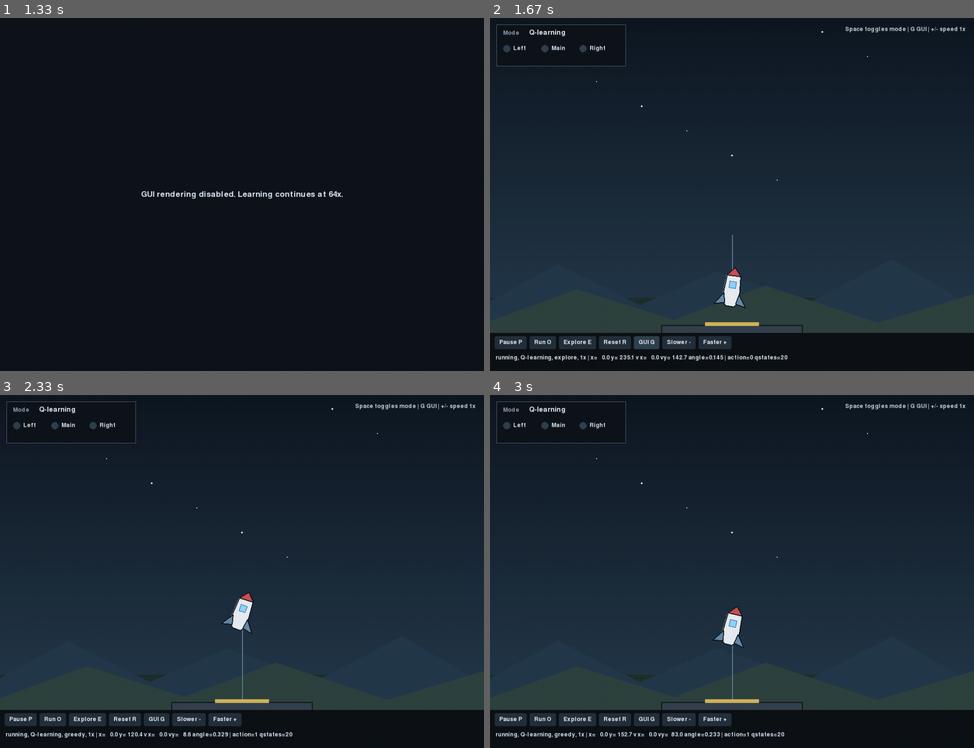
Above: before the commit, frames 1-4 (two rows, left to right).
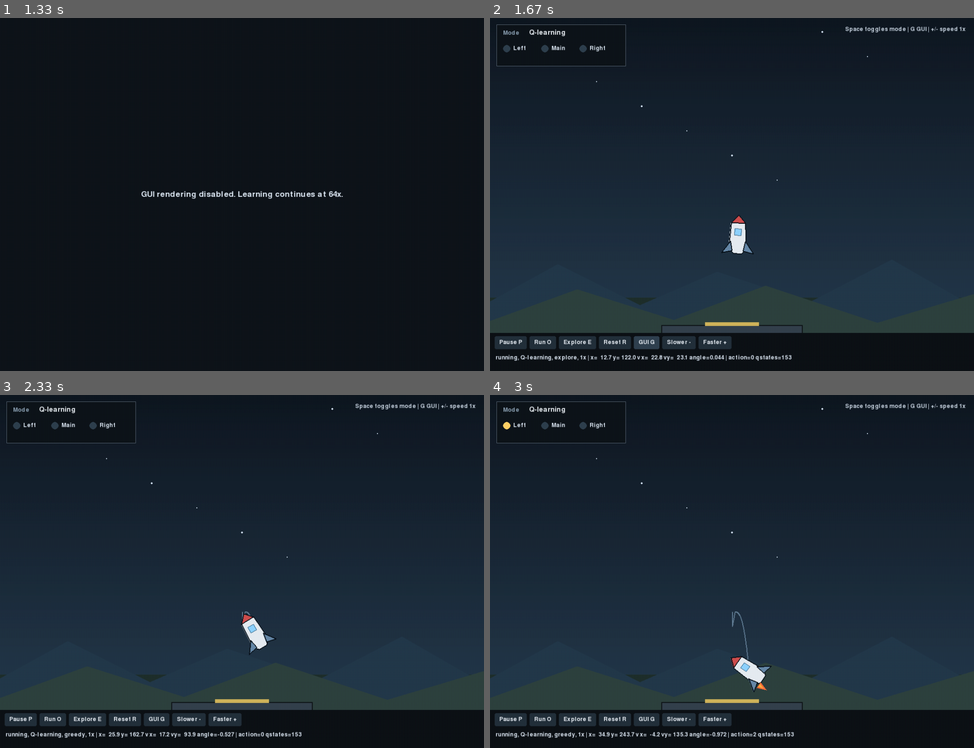
Above: after the commit, the same moments.

Repository: ollehaakansson/tddc17-ai
Game: pygame game, started from lab5-ReinforcementLearning/excercise/simulator.py
Same seed, same stepped clock (60 frames per second), same inputs: the game is played once before the commit and once after it.
Inputs (mouse positions are in pixels of both pictures, inside the frame that each line leads up to):
- Up to frame 1 (1.33 s): tap Space at 0.33 s; click "GUI G" at 0.72 s; tap Enter at 1 s
- Up to frame 2 (1.67 s): tap G at 1.37 s
- Up to frame 3 (2.33 s): click (251, 451) at 1.92 s; tap E at 2.2 s
- Up to frame 4 (3 s): tap Space at 2.6, 2.9 s

Frame 1 is identical in both runs. In frame 2, 1.1% of the frame differs, in the area x 22-63%, y 55-98%; in frame 3, 1.1%; in frame 4, 1.2%, in the area x 2-63%, y 7-98%.

Commit message:
lab 5 done

Diff:
--- a/lab5-ReinforcementLearning/excercise/qlearning_controller.py
+++ b/lab5-ReinforcementLearning/excercise/qlearning_controller.py
@@ -93,7 +93,7 @@
         if action == 0:
             pass
         elif action == 1:
-            pass #self.middle_engine.setBursting(True)
+            self.middle_engine.setBursting(True)
         elif action == 2:
             self.left_engine.setBursting(True)
         elif action == 3:
@@ -112,7 +112,7 @@
         #==================================================
         # Exercise 4: Change these angle functions to the hover functions after
         # the angle controller works.
-        new_state = StateAndReward.get_state_angle(
+        new_state = StateAndReward.get_state_hover(
             self.angle.getValue(),
             self.vx.getValue(),
             self.vy.getValue(),
@@ -127,7 +127,7 @@
         ):
             return
 
-        previous_reward = StateAndReward.get_reward_angle(
+        previous_reward = StateAndReward.get_reward_hover(
             self.previous_angle,
             self.previous_vx,
             self.previous_vy,
--- a/lab5-ReinforcementLearning/excercise/state_and_reward.py
+++ b/lab5-ReinforcementLearning/excercise/state_and_reward.py
@@ -38,21 +38,27 @@
         """State discretization function for the full hover controller."""
 
         # Exercise 4a: Build a state from angle, vx, and vy.
+        #============== Implementation ====================
+        angle_bin = StateAndReward.discretize(angle, 5, -0.4, 0.4)
 
-        state = "hover-state-not-implemented"
+        vx_bin = StateAndReward.discretize(vx, 3, -15, 15.0)
 
-        return state
+        vy_bin = StateAndReward.discretize(vy, 5, -10.0, 10.0)
 
+        return f"a{angle_bin}_x{vx_bin}_y{vy_bin}"
+        #==================================================
     @staticmethod
     def get_reward_hover(angle, vx, vy):
         """Reward function for the full hover controller."""
 
         # Exercise 4b: Return a reward for hovering.
+        #============== Implementation ====================
+        r_angle = max(0.0, 10.0 - 30.0 * abs(angle))
+        r_vx = max(0.0, 8.0 - 2.0 * abs(vx))
+        r_vy = max(0.0, 8.0 - 0.7 * abs(vy))
 
-        reward = 0
-
-        return reward
-
+        return r_angle + r_vx + r_vy
+        #==================================================
     @staticmethod
     def discretize(value, nr_values, min_value, max_value):
         """Uniform discretization with explicit underflow and overflow bins.
